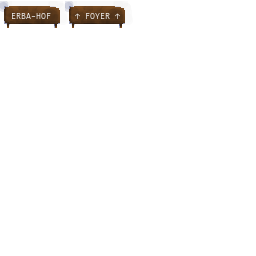
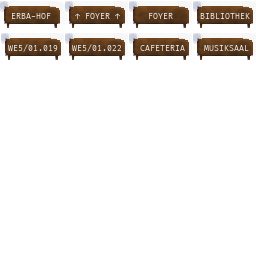
Two versions of the same layered image (256 × 256). Layer-by-layer changes:
added group "WE5/01.019" with 5 layers above "WE5/01.022" over bbox(1, 33, 64, 60)
added layer "shield-highlight #7" (color dodge, 26%) in group "WE5/01.019" over bbox(3, 33, 64, 57)
added layer "shield-shadow-Kopie #7" (multiply, 81%) in group "WE5/01.019" over bbox(1, 33, 61, 56)
added layer "shield-shadow #7" (multiply) in group "WE5/01.019" over bbox(5, 38, 61, 60)
added layer "shield-foundation #7" in group "WE5/01.019" over bbox(5, 38, 61, 60)
added group "WE5/01.022" with 5 layers above "Cafeteria" over bbox(65, 33, 128, 60)
added layer "shield-highlight #6" (color dodge, 26%) in group "WE5/01.022" over bbox(67, 33, 128, 57)
added layer "shield-shadow-Kopie #6" (multiply, 81%) in group "WE5/01.022" over bbox(65, 33, 125, 56)
added group "Cafeteria" with 5 layers above "Musiksaal" over bbox(129, 33, 192, 60)
added layer "shield-highlight #5" (color dodge, 26%) in group "Cafeteria" over bbox(131, 33, 192, 57)
added layer "shield-shadow-Kopie #5" (multiply, 81%) in group "Cafeteria" over bbox(129, 33, 189, 56)
added group "Musiksaal" with 5 layers above "Bibliothek" over bbox(193, 33, 256, 60)
added layer "shield-highlight #4" (color dodge, 26%) in group "Musiksaal" over bbox(195, 33, 256, 57)
added layer "shield-shadow-Kopie #4" (multiply, 81%) in group "Musiksaal" over bbox(193, 33, 253, 56)
added group "Bibliothek" with 5 layers above "Foyer" over bbox(193, 1, 256, 28)
added layer "shield-highlight #3" (color dodge, 26%) in group "Bibliothek" over bbox(195, 1, 256, 25)
added layer "shield-shadow-Kopie #3" (multiply, 81%) in group "Bibliothek" over bbox(193, 1, 253, 24)
added group "Foyer" with 5 layers above "↑ Foyer ↑" over bbox(129, 1, 192, 28)
added layer "shield-highlight #2" (color dodge, 26%) in group "Foyer" over bbox(131, 1, 192, 25)
added layer "shield-shadow-Kopie #2" (multiply, 81%) in group "Foyer" over bbox(129, 1, 189, 24)
…and 17 more changes (16 added, 1 painted)
